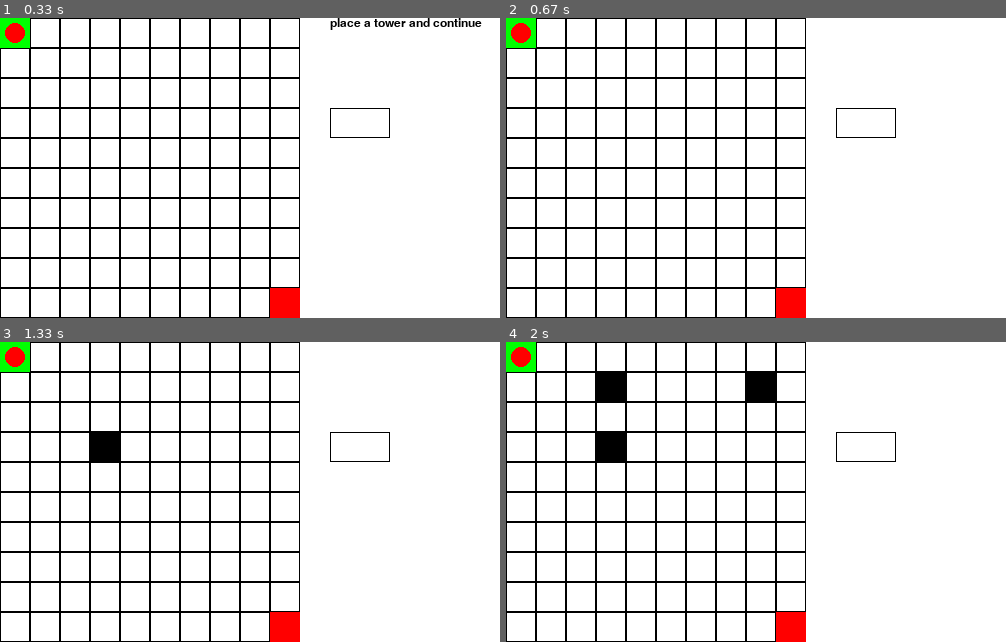
Above: before the commit, frames 1-4 (two rows, left to right).
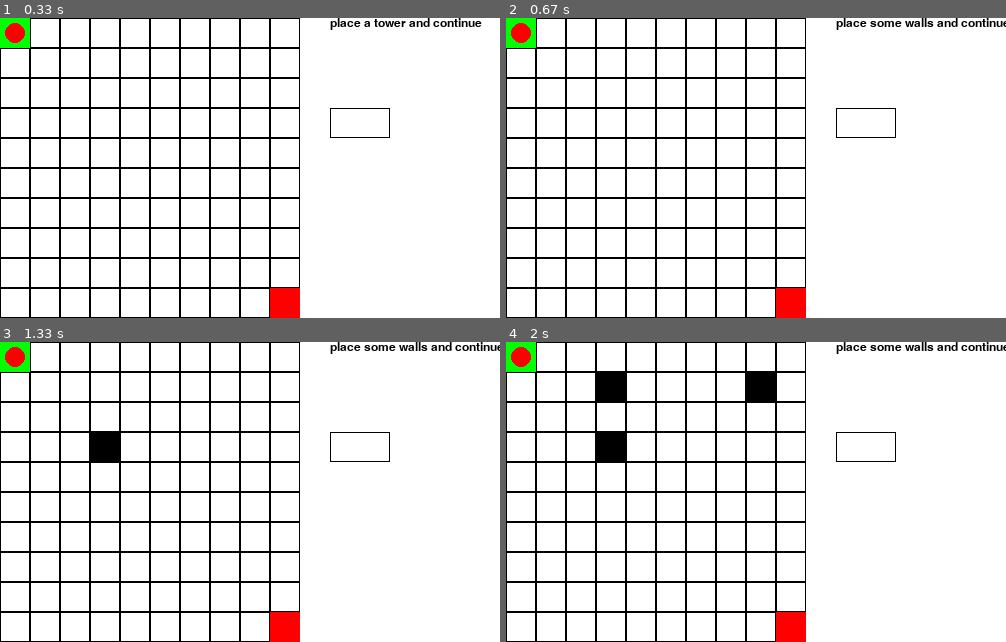
Above: after the commit, the same moments.

Repository: satisf/td_pygame
Game: pygame game, started from game/game.py
The game is run twice, just before and just after one commit, with the same random seed, the same clock (stepped at 60 frames per second) and the same inputs.
Inputs (mouse positions are in pixels of both pictures, inside the frame that each line leads up to):
- Up to frame 1 (0.33 s): no input
- Up to frame 2 (0.67 s): click (866, 123) at 0.38 s
- Up to frame 3 (1.33 s): click (15, 357) at 0.72 s; click (95, 447) at 1.05 s
- Up to frame 4 (2 s): click (626, 381) at 1.38 s; click (766, 390) at 1.72 s

Frame 1 is identical in both runs. In frame 2, 0.5% of the frame differs, in the area x 66-100%, y 0-4%; in frame 3, 0.5%; in frame 4, 0.5%.

Commit message:
makes towers not overrideable by walls and floor

Diff:
--- a/game/game.py
+++ b/game/game.py
@@ -52,6 +52,8 @@
 def draw_text(surface, game_state, font):
     if game_state is BUILD_TOWER:
         font.render_to(surface, ((FIELD_SIZE + 1) * TILE_LENGTH, 0), 'place a tower and continue', BLACK)
+    elif game_state is BUILD_WALLS:
+        font.render_to(surface, ((FIELD_SIZE + 1) * TILE_LENGTH, 0), 'place some walls and continue', BLACK)
 
 
 
@@ -119,7 +121,7 @@
                                     tile.change_type(FLOOR)
                             elif game_state is BUILD_TOWER:
                                 if tower:
-                                    tower.change_type(FLOOR)
+                                    tower.set_type(FLOOR)
                                 tower = tile
                                 tile.change_type(TOWER)
     if game_state is RUNNING:
--- a/game/tile.py
+++ b/game/tile.py
@@ -14,6 +14,11 @@
         self.change_type(tiletype)
 
     def change_type(self, type):
+        if self.typeTyle == START or self.typeTyle == END or self.typeTyle == TOWER:
+            return
+        self.set_type(type)
+
+    def set_type(self, type):
         if self.typeTyle == START or self.typeTyle == END:
             return
         if type == WALL:
